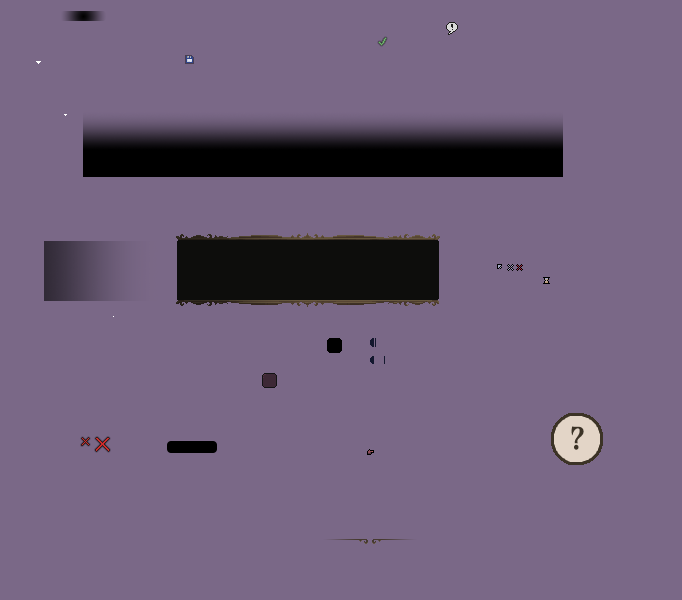
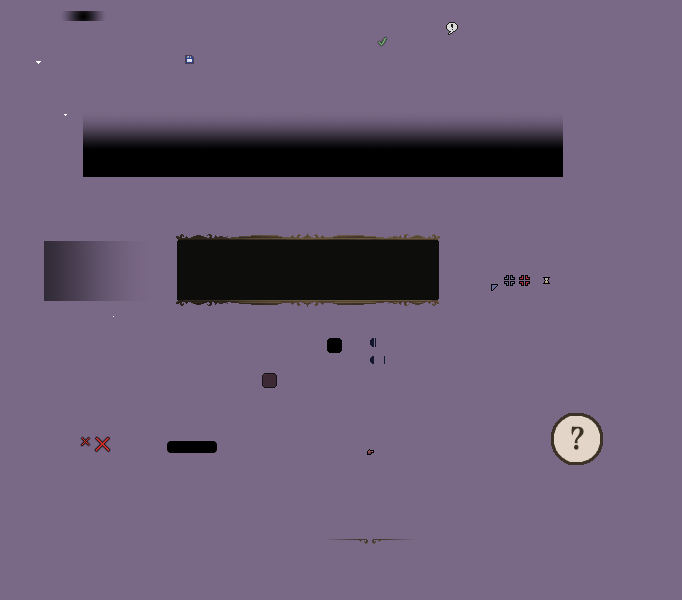
Revision of a layered 682x600 image; what changed, layer by layer:
painted on "MouseCursorDefault.png" over (491, 264, 502, 291)
removed layer "MouseCursorTargetOff.png" over (507, 264, 514, 271)
removed layer "MouseCursorTargetOn.png" over (516, 264, 523, 271)
added layer "MouseCursorCombatMode.png" above "MouseCursorTarget.png" over (504, 275, 515, 286)
added layer "MouseCursorTarget.png" above "MouseCursorWait.png" over (519, 275, 530, 286)
